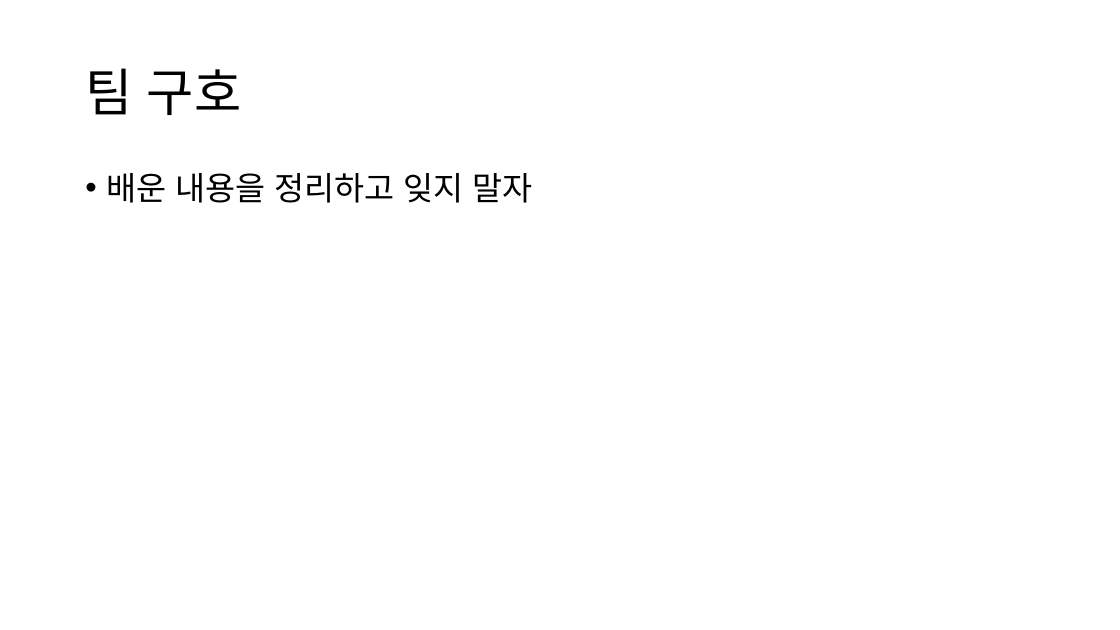
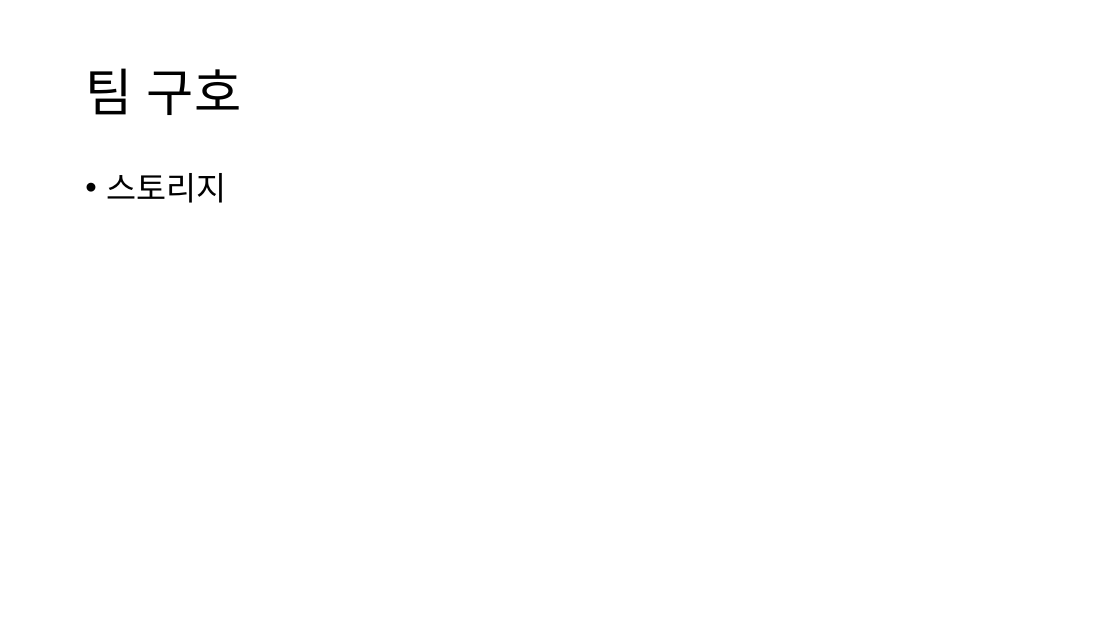
Before and after one commit to cjy2103/GameTeam, a slide deck: slide 4 of 팀빌딩.pptx (slide 3 before the commit). Drawn at 1120x630 pixels with LibreOffice and Linux fonts; fonts in the diff are those of the drawing. Boxes give left, top, right and bottom in pixels: in the first picture for what was removed or moved away, otherwise in the second. Text is boxed around its words. In the diff, an @@ line names an element or a change of style, - is before the commit and + after.

```diff
--- a/팀빌딩.pptx
+++ b/팀빌딩.pptx
@@ text at (106,173,226,203): text changed @@
-• 배운 내용을 정리하고 잊지 말자
+• 스토리지
```
Also in this commit, not shown: 1 other slide changed, 2 slides added.
